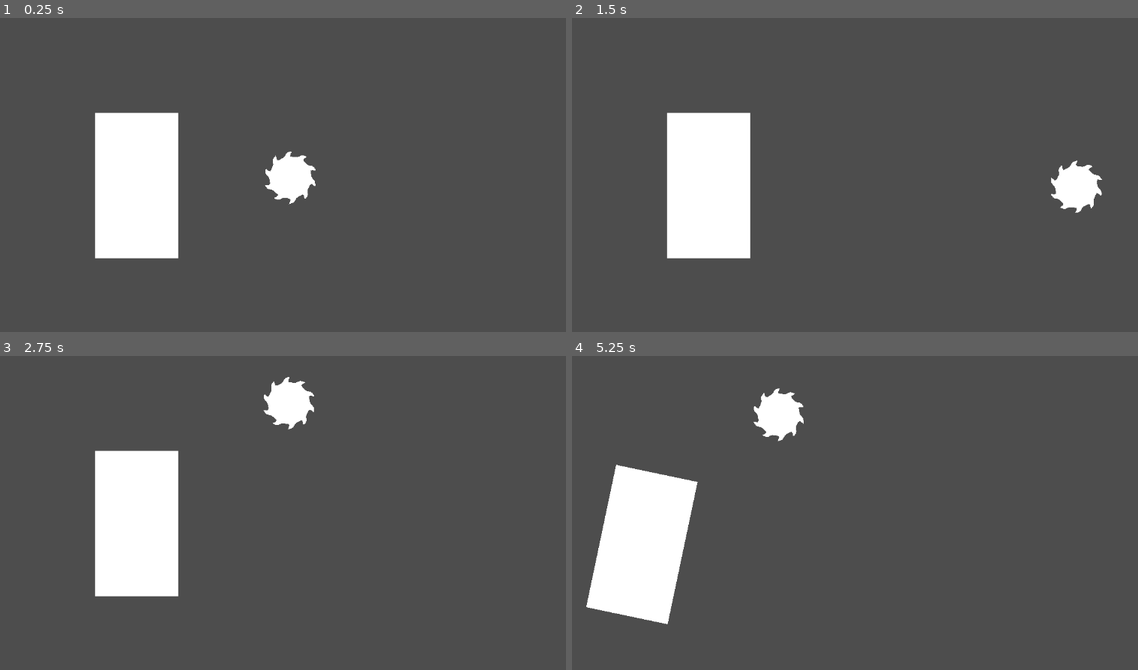
Above: before the commit, frames 1-4 (two rows, left to right).
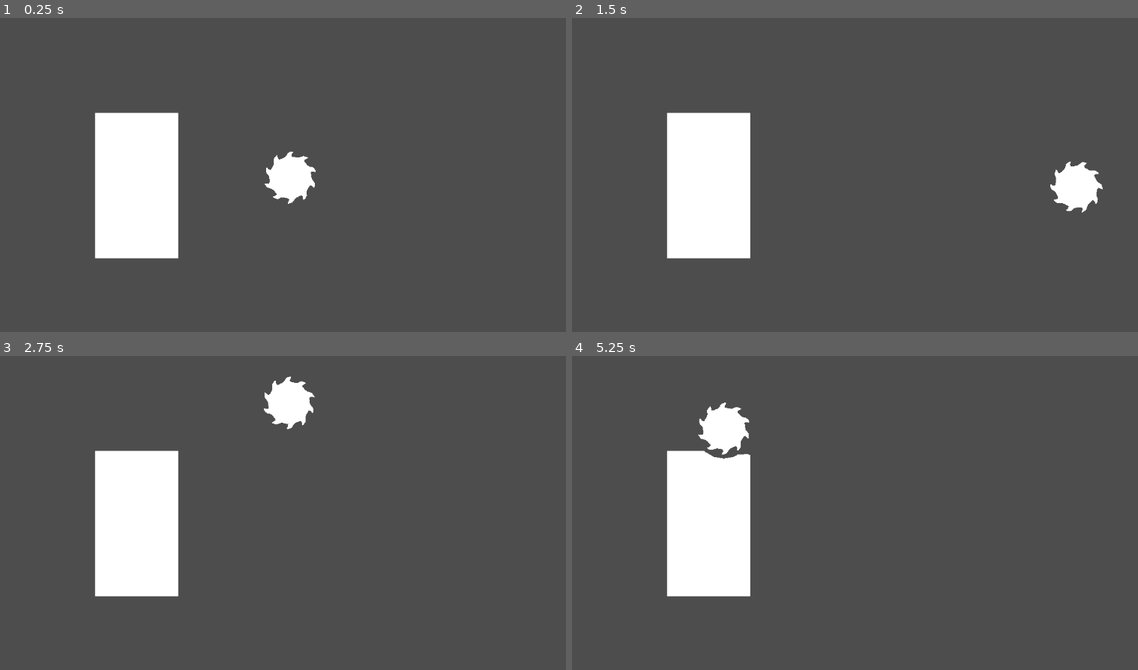
Above: after the commit, the same moments.

Repository: kelliedlynch/SpinGame
Game: Godot game, scene res://Playground/ArenaPlayground.tscn
The game is run twice, just before and just after one commit, with the same random seed, the same clock (stepped at 60 frames per second) and the same inputs.
Inputs:
- Up to frame 1 (0.25 s): no input
- Up to frame 2 (1.5 s): hold Right (ui_right) 0.53-1.28 s; hold Down (ui_down) from 1.28 s (still down)
- Up to frame 3 (2.75 s): release Down (ui_down) at 2.03 s; hold Right (ui_right) from 2.03 s (still down)
- Up to frame 4 (5.25 s): release Right (ui_right) at 2.78 s; hold Up (ui_up) 2.78-3.53 s; hold Left (ui_left) 3.53-5.03 s; hold Down (ui_down) from 5.03 s (still down)

The runs differ from the first frame. In frame 1, 0.1% of the frame differs, in the area x 46-56%, y 42-60%; in frame 2, 0.3%; in frame 3, 0.1%; in frame 4, 13%, in the area x 2-41%, y 10-86%.

Commit message:
Destructible objects are technically working, but kill the frame rate. Need to rework using signals instead of collision detection.

Diff:
--- a/Entity/DestructibleEntity.gd
+++ b/Entity/DestructibleEntity.gd
@@ -1,13 +1,23 @@
 extends RigidPolygonEntity
 class_name DestructibleEntity
+
+@onready var destruction_area: DestructionArea = $RigidBody/DestructionArea
+@onready var destruction_polygon: CollisionPolygon2D = $RigidBody/DestructionArea/DestructionPolygon
 
 var destroying = false
 
 var clip_next_tick: PackedVector2Array = []
+var clip_queue: Array[PackedVector2Array] = []
+var clip_timer = 5
+var clip_timer_elapsed = 0
 
 func _ready() -> void:
 	super._ready()
 	body.body_entered.connect(_on_body_entered)
+	body.body_exited.connect(_on_body_exited)
+	destruction_area.area_entered.connect(_on_area_entered)
+	destruction_area.area_exited.connect(_on_area_exited)
+
 
 #func destruct(destroyer: CollisionPolygon2D):
 	## check if doing for loops on the packed arrays is faster
@@ -21,35 +31,63 @@
 		#clip_next_tick = results[0]
 	##$VisibleObject/Polygon.polygon = Array(results[0]).map(func(x): return $VisibleObject/Polygon.to_local(x))
 	##$DestructionArea/Hitbox.polygon = Array(results[0]).map(func(x): return $DestructionArea/Hitbox.to_local(x))
+
+func apply_destructor(destructor: Destructor):
+	#var this_poly = Array(hitbox.polygon).map(func(x): return body.to_global(x))
+	var destructor_relative_to_this: PackedVector2Array = []
+	for pt in destructor.destruct_polygon.polygon:
+		destructor_relative_to_this.append(body.to_local((destructor.destruct_polygon.to_global(pt))))
+	#var destructor_poly = Array(destructor.destruct_polygon.polygon).map(func(x): return destructor.destruct_polygon.to_global(x))
+
+	var clipped = Geometry2D.clip_polygons(hitbox.polygon, destructor_relative_to_this)
+	#hitbox.polygon = clipped
+	#var local = Array(clipped[0]).map(func(x): return body.to_local(x))
+	visible_polygon.polygon = clipped[0]
+	hitbox.polygon = clipped[0]
+	clip_queue.append(clipped[0])
+	pass
 	#
 	#
-func _on_body_entered(node: Destructor):
+func _on_area_entered(node):
 	if !(node is Destructor): return
-	print("poing")
-	#
-#func _on_destruct_area_entered(node):
-	##if node.get_parent() is Player:
-		##destruct(node.get_node("Hitbox"))
-	#destroying = true
-	#print(node)
-#
-#func _on_destruct_area_exited(node):
-	#destroying = false
-	#print(node, " exited")
-#
+	print("set destroying true")
+	destroying = true
+	#apply_destructor(node)
+
+func _on_area_exited(node):
+	if !(node is Destructor): return
+	print("set destroying false")
+	destroying = false
+
+func _on_body_entered(node):
+	pass
+
+func _on_body_exited(node):
+	pass
+
 #func _physics_process(delta: float) -> void:
-	#if !clip_next_tick.is_empty():
-		#var clip = Array(clip_next_tick)
-		##$RigidBody/VisibleObject/Polygon.polygon = clip.map(func(x): return $RigidBody/VisibleObject.to_local(x))
-		##$DestructionArea/Hitbox.polygon = clip.map(func(x): return $DestructionArea.to_local(x))
-		##$RigidBody/Hitbox.polygon = clip.map(func(x): return $RigidBody.to_local(x))
-		#clip_next_tick.clear()
 	#if !destroying: return
-	#var b = $RigidBody/DestructionArea.get_overlapping_bodies()
-	#for body in b:
-		#if body.get_parent() is Player:
-			#destruct(body.get_parent().get_node("RigidBody/DestructArea/DestructPolygon"))
-			#return
+	#for node in destruction_area.get_overlapping_areas():
+		#if node is not Destructor: return
+		#apply_destructor(node)
 
-#func _process(delta: float) -> void:
-	#$DestructionArea
+func _process(delta: float) -> void:
+	if clip_queue.size() > 0:
+		if clip_timer_elapsed > clip_timer:
+			#var clipped = Array(clip_queue.pop_front()).map(func (x): return destruction_area.to_local(x))
+			#var local: PackedVector2Array = []
+			#for pt in clip_queue.pop_front():
+				#local.append(destruction_area.to_local(pt))
+			destruction_polygon.polygon = clip_queue.pop_front()
+		clip_timer_elapsed += 1
+	elif clip_timer_elapsed > 0:
+		clip_timer_elapsed = 0
+
+	if !destroying: return
+	for node in destruction_area.get_overlapping_areas():
+		if !(node is Destructor): continue
+		apply_destructor(node)
+
+#func _integrate_forces(state: PhysicsDirectBodyState2D) -> void:
+	#for i in state.get_contact_count():
+		#print(self, state.get_contact_collider_position(i))
--- a/Entity/DestructibleEntity.tscn
+++ b/Entity/DestructibleEntity.tscn
@@ -1,15 +1,19 @@
-[gd_scene load_steps=4 format=3 uid="uid://da2vl1hvjvnlj"]
+[gd_scene load_steps=5 format=3 uid="uid://da2vl1hvjvnlj"]
 
 [ext_resource type="PackedScene" uid="uid://4dnjjke1bfms" path="res://Entity/RigidPolygonEntity.tscn" id="1_0k734"]
 [ext_resource type="Script" path="res://Entity/DestructibleEntity.gd" id="2_de7c5"]
 [ext_resource type="Script" path="res://Entity/DestructionArea.gd" id="3_2lp58"]
+[ext_resource type="Script" path="res://Entity/DestructibleRigidBody.gd" id="3_6vpli"]
 
 [node name="DestructibleEntity" instance=ExtResource("1_0k734")]
 script = ExtResource("2_de7c5")
+
+[node name="RigidBody" parent="." index="0"]
+script = ExtResource("3_6vpli")
 
 [node name="DestructionArea" type="Area2D" parent="RigidBody" index="2"]
 linear_damp_space_override = 3
 angular_damp_space_override = 3
 script = ExtResource("3_2lp58")
 
-[node name="Hitbox" type="CollisionPolygon2D" parent="RigidBody/DestructionArea" index="0"]
+[node name="DestructionPolygon" type="CollisionPolygon2D" parent="RigidBody/DestructionArea" index="0"]
--- /dev/null
+++ b/Entity/DestructibleRigidBody.gd
@@ -0,0 +1,12 @@
+extends SGRigidBody
+class_name DestructibleRigidBody
+
+@onready var destructible_area: DestructionArea = $DestructionArea
+@onready var destructible_polygon: CollisionPolygon2D = $DestructionArea/DestructionPolygon
+
+
+func load_polygons(hitbox_poly: PackedVector2Array, visible_poly: PackedVector2Array = hitbox_poly, destruct_poly: PackedVector2Array = hitbox_poly):
+	super.load_polygons(hitbox_poly, visible_poly)
+	#if hitbox_poly == destruct_poly:
+		#destruct_poly = Geometry2D.offset_polygon(destruct_poly, 50)[0]
+	destructible_polygon.polygon = destruct_poly
--- a/Entity/DestructionArea.gd
+++ b/Entity/DestructionArea.gd
@@ -1,9 +1,10 @@
 extends Area2D
-
+class_name DestructionArea
 
 # Called when the node enters the scene tree for the first time.
 func _ready() -> void:
-	linear_damp = 5000
+	monitoring = true
+	linear_damp = 100
 	angular_damp = 100
 	linear_damp_space_override = SPACE_OVERRIDE_REPLACE
 	angular_damp_space_override = SPACE_OVERRIDE_REPLACE
--- a/Entity/RigidPolygonEntity.tscn
+++ b/Entity/RigidPolygonEntity.tscn
@@ -1,7 +1,7 @@
 [gd_scene load_steps=3 format=3 uid="uid://4dnjjke1bfms"]
 
 [ext_resource type="Script" path="res://Entity/RigidPolygonEntity.gd" id="1_c8v3c"]
-[ext_resource type="Script" path="res://SGRigidBody.gd" id="2_y6d1e"]
+[ext_resource type="Script" path="res://Entity/SGRigidBody.gd" id="2_y6d1e"]
 
 [node name="RigidPolygonEntity" type="Node2D"]
 script = ExtResource("1_c8v3c")
--- /dev/null
+++ b/Entity/SGRigidBody.gd
@@ -0,0 +1,16 @@
+extends RigidBody2D
+class_name SGRigidBody
+
+@onready var hitbox: CollisionPolygon2D = $Hitbox
+@onready var visible_polygon: Polygon2D = $VisiblePolygon
+
+
+func _ready() -> void:
+	contact_monitor = true
+	max_contacts_reported = 5
+
+
+func load_polygons(hitbox_poly: PackedVector2Array, visible_poly: PackedVector2Array = hitbox_poly):
+	hitbox.polygon = hitbox_poly
+	visible_polygon.polygon = visible_poly
+	#var polysize = PolygonMath.size_of_polygon(visible_poly)
--- a/Player/Destructor.gd
+++ b/Player/Destructor.gd
@@ -1,2 +1,16 @@
 extends Area2D
 class_name Destructor
+
+@onready var destruct_polygon: CollisionPolygon2D = $DestructPolygon
+
+func _ready() -> void:
+	monitoring = true
+	#area_entered.connect(_on_area_entered)
+	#body_entered.connect(_on_body_entered)
+
+
+func _on_area_entered(node):
+	print(node)
+
+func _on_body_entered(node):
+	print("body entered")
--- a/Player/Player.gd
+++ b/Player/Player.gd
@@ -4,8 +4,9 @@
 var size: Vector2 = Vector2(100, 100)
 
 @onready var destructor: Area2D = $RigidBody/Destructor
+@onready var destructor_polygon: CollisionPolygon2D = $RigidBody/Destructor/DestructPolygon
 
-var spin_speed = 0.5
+var spin_speed = 0.75
 
 func _ready() -> void:
 	super._ready()
@@ -34,4 +35,4 @@
 
 func scale_polygons(new_scale) -> void:
 	super.scale_polygons(new_scale)
-	#body.destructor_polygon.scale = new_scale
+	destructor_polygon.scale = new_scale
--- a/Player/Player.tscn
+++ b/Player/Player.tscn
@@ -1,12 +1,16 @@
-[gd_scene load_steps=4 format=3 uid="uid://dcegjhwlpbiit"]
+[gd_scene load_steps=5 format=3 uid="uid://dcegjhwlpbiit"]
 
 [ext_resource type="PackedScene" uid="uid://4dnjjke1bfms" path="res://Entity/RigidPolygonEntity.tscn" id="1_r6rpq"]
 [ext_resource type="Script" path="res://Player/Player.gd" id="1_y3n6f"]
 [ext_resource type="Script" path="res://Player/Destructor.gd" id="3_lq7fh"]
+[ext_resource type="Script" path="res://Player/PlayerRigidBody.gd" id="3_xfwtt"]
 
 [node name="Player" instance=ExtResource("1_r6rpq")]
 rotation = 2320.31
 script = ExtResource("1_y3n6f")
+
+[node name="RigidBody" parent="." index="0"]
+script = ExtResource("3_xfwtt")
 
 [node name="Destructor" type="Area2D" parent="RigidBody" index="0"]
 script = ExtResource("3_lq7fh")
--- /dev/null
+++ b/Player/PlayerRigidBody.gd
@@ -0,0 +1,10 @@
+extends SGRigidBody
+class_name PlayerRigidBody
+
+@onready var destructor_polygon: CollisionPolygon2D = self.get_node("Destructor/DestructPolygon")
+
+func load_polygons(hitbox_poly: PackedVector2Array, visible_poly: PackedVector2Array = hitbox_poly, destruct_poly: PackedVector2Array = hitbox_poly):
+	super.load_polygons(hitbox_poly, visible_poly)
+	if hitbox_poly == destruct_poly:
+		destruct_poly = Geometry2D.offset_polygon(destruct_poly, 50)[0]
+	destructor_polygon.polygon = destruct_poly
--- a/Playground/ArenaPlayground.gd
+++ b/Playground/ArenaPlayground.gd
@@ -9,6 +9,7 @@
 	var rect = [Vector2(0, 0), Vector2(w, 0), Vector2(w, h), Vector2(0, h)]
 	$Destructible.body.load_polygons(rect)
 	$Destructible.body.position = Vector2(200,200)
+	$Destructible.body.mass = 10000
 
 
 #func _physics_process(delta: float) -> void:
--- a/SGRigidBody.gd
+++ /dev/null
@@ -1,19 +0,0 @@
-extends RigidBody2D
-class_name SGRigidBody
-
-@onready var hitbox: CollisionPolygon2D = $Hitbox
-@onready var visible_polygon: Polygon2D = $VisiblePolygon
-@onready var destructor: Area2D = $DestructArea
-@onready var destructor_polygon: CollisionPolygon2D = $DestructArea/DestructPolygon
-
-func load_polygons(hitbox_poly: PackedVector2Array, visible_poly: PackedVector2Array = hitbox_poly, destruct_poly: PackedVector2Array = hitbox_poly):
-	hitbox.polygon = hitbox_poly
-
-	visible_polygon.polygon = visible_poly
-	var polysize = PolygonMath.size_of_polygon(visible_poly)
-	#visible_polygon.offset = -polysize / 2
-	#hitbox = -polysize / 2
-	#hitbox.translate(-polysize / 2)
-	if destructor_polygon != null:
-		destructor_polygon.polygon = destruct_poly
-		#destructor_polygon.translate(-polysize / 2)
